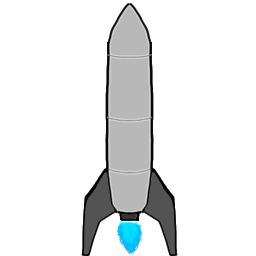
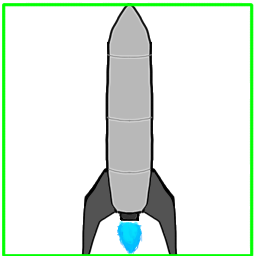
The second 256 × 256 image is a revision of the first. Changes to its layers:
added layer "Layer 5" above "Layer 2" over [2, 2, 254, 256]
